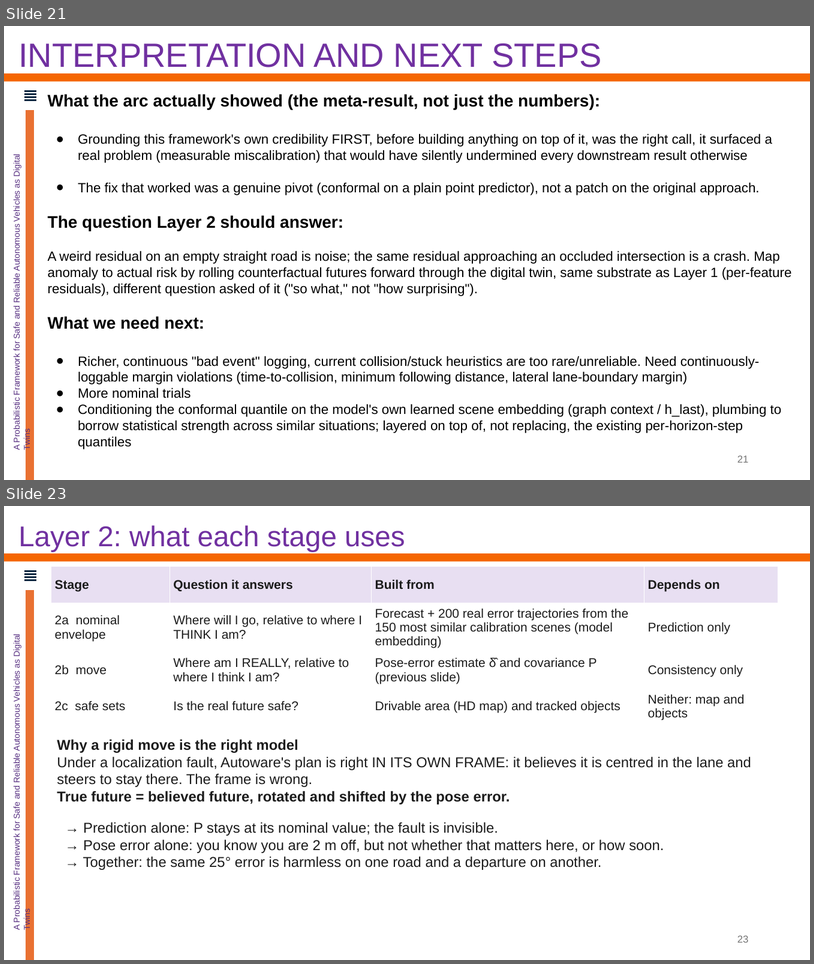
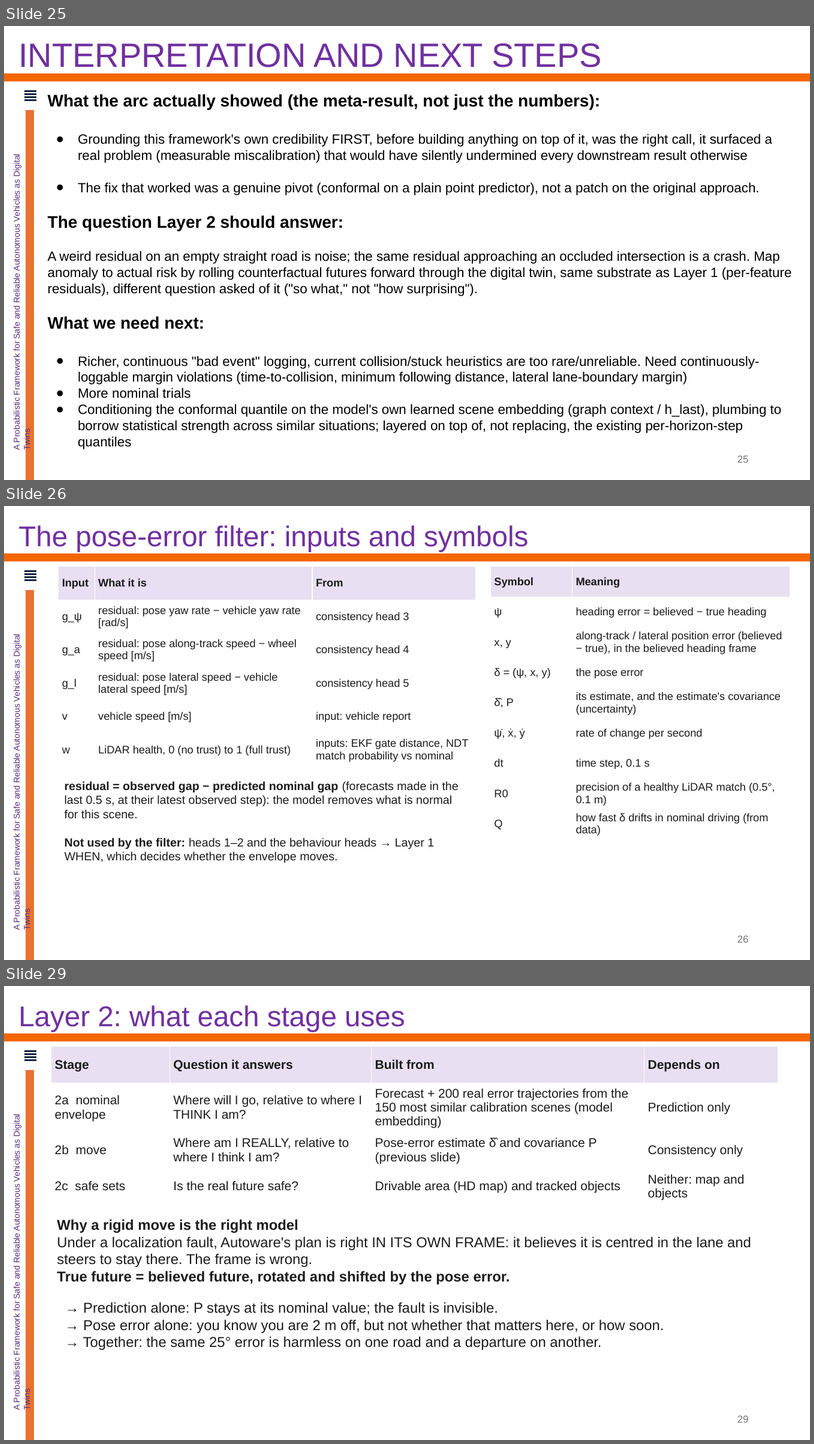
Before and after one commit to Kalpit-Vadnerkar/Risk-Aware-Control, a slide deck: presentation/2026-10-19_advisor_update.pptx. Shown one above the other, each under a label of ours: slides 21 and 23 before the commit, slides 25, 26 and 29 after it; the slides between them are not shown. The pictures are 814x964 and 814x1444 pixels, drawn with LibreOffice and Linux fonts; fonts in the diff are those of the drawing; background and template pictures are left out. Boxes give left, top, right and bottom in pixels: in the first picture for what was removed or moved away, otherwise in the second. Text is boxed around its words. In the diff, an @@ line names an element or a change of style, - is before the commit and + after.

```diff
--- a/presentation/2026-10-19_advisor_update.pptx
+++ b/presentation/2026-10-19_advisor_update.pptx
@@ slide 26 added at (x1=4, y1=506, x2=810, y2=960), background #FFFFFF; not listed: 7 template elements that a slide beside it also shows @@
@@ text added at (x1=18, y1=525, x2=528, y2=552), 34 pt, text #7030A0 @@
+The pose-error filter: inputs and symbols
@@ table added at (x1=59, y1=567, x2=476, y2=766), 6 rows, 3 columns @@
+Input | What it is | From
+g_ψ | residual: pose yaw rate − vehicle yaw rate [rad/s] | consistency head 3
+g_a | residual: pose along-track speed − wheel speed [m/s] | consistency head 4
+g_l | residual: pose lateral speed − vehicle lateral speed [m/s] | consistency head 5
+v | vehicle speed [m/s] | input: vehicle report
+w | LiDAR health, 0 (no trust) to 1 (full trust) | inputs: EKF gate distance, NDT match probability vs nominal
@@ table added at (x1=491, y1=567, x2=791, y2=839), 9 rows, 2 columns @@
+Symbol | Meaning
+ψ | heading error = believed − true heading
+x, y | along-track / lateral position error (believed − true), in the believed heading frame
+δ = (ψ, x, y) | the pose error
+δ̂, P | its estimate, and the estimate's covariance (uncertainty)
+ψ̇, ẋ, ẏ | rate of change per second
+dt | time step, 0.1 s
+R0 | precision of a healthy LiDAR match (0.5°, 0.1 m)
+Q | how fast δ drifts in nominal driving (from data)
@@ text added at (x1=65, y1=781, x2=459, y2=862), 14 pt, text #1B1B1B @@
+residual = observed gap − predicted nominal gap (forecasts made in the last 0.5 s, at their latest observed step): the model removes what is normal for this scene.
+Not used by the filter: heads 1–2 and the behaviour heads → Layer 1 WHEN, which decides whether the envelope moves.
@@ page number added at (x1=738, y1=935, x2=749, y2=942), 12 pt, text #757575 @@
+26
@@ what was slide 21 is now slide 25 @@
@@ page number at (x1=738, y1=455, x2=749, y2=462): text changed @@
-21
+25
@@ what was slide 23 is now slide 29 @@
@@ page number at (x1=738, y1=1415, x2=749, y2=1422): text changed @@
-23
+29
```
Also in this commit, not shown: 1 slide changed, 6 other slides added, 1 slide removed, 8 other files.
